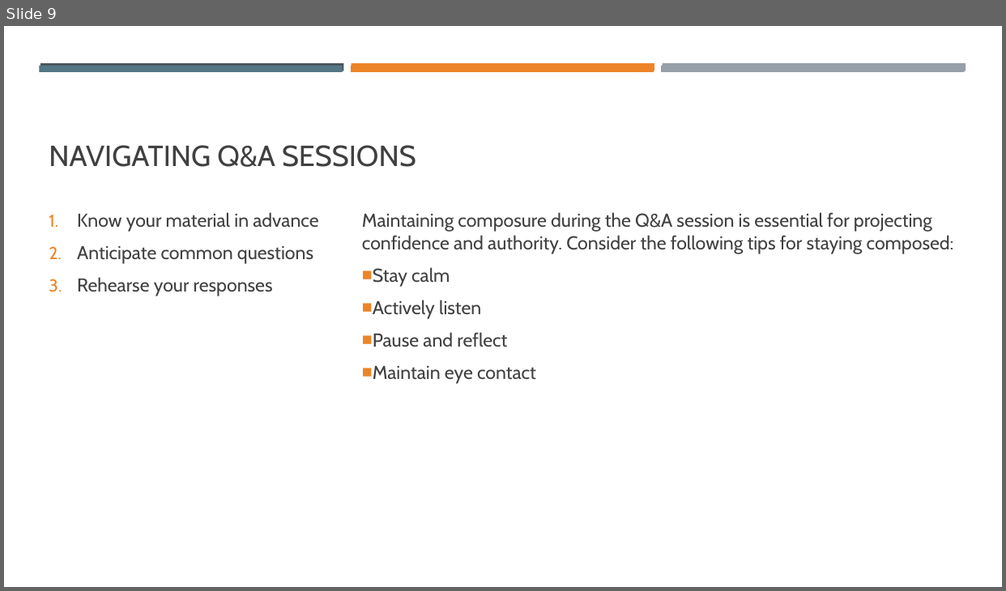
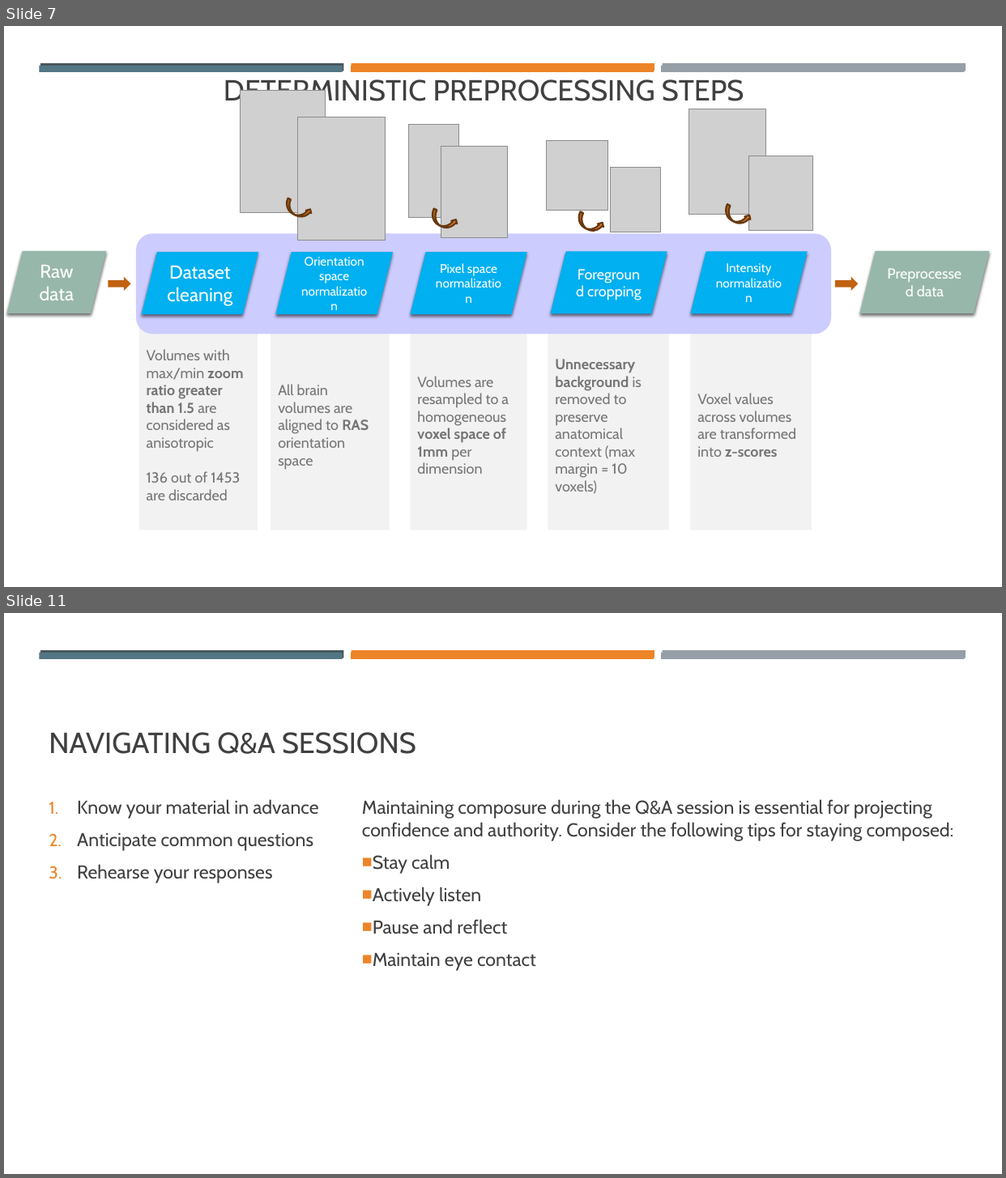
Before and after one commit to mkdib1/med_lab, a slide deck: dslab_presentation.pptx. Shown one above the other, each under a label of ours: slide 9 before the commit, slides 7 and 11 after it; the slides between them are not shown. The pictures are 1006x591 and 1006x1178 pixels, drawn with LibreOffice and Linux fonts; fonts in the diff are those of the drawing; grey boxes stand for pictures. Boxes give left, top, right and bottom in pixels: in the first picture for what was removed or moved away, otherwise in the second. Text is boxed around its words. In the diff, an @@ line names an element or a change of style, - is before the commit and + after.

```diff
--- a/dslab_presentation.pptx
+++ b/dslab_presentation.pptx
@@ slide 7 added at <box>4,26,1002,587</box>, background #FFFFFF; not listed: 6 template elements that a slide beside it also shows @@
@@ title added at <box>224,79,744,108</box>, 28 pt, text #404040 @@
+DETERMINISTIC PREPROCESSING STEPS
@@ picture added at <box>241,90,326,212</box> @@
@@ picture added at <box>297,118,385,240</box> @@
@@ picture added at <box>689,109,766,214</box> @@
@@ picture added at <box>409,124,459,218</box> @@
@@ picture added at <box>441,147,507,238</box> @@
@@ picture added at <box>547,140,608,211</box> @@
@@ picture added at <box>611,168,661,233</box> @@
@@ picture added at <box>749,156,813,230</box> @@
@@ curved right arrow added at <box>283,199,313,221</box>, fill #ED8428, outline #683A12 1.75 pt @@
@@ curved right arrow added at <box>428,208,459,233</box>, fill #ED8428, outline #683A12 1.75 pt @@
@@ curved right arrow added at <box>574,211,605,235</box>, fill #ED8428, outline #683A12 1.75 pt @@
@@ curved right arrow added at <box>722,205,752,228</box>, fill #ED8428, outline #683A12 1.75 pt @@
@@ rounded rectangle added at <box>136,233,831,334</box>, fill #CCCCFF @@
@@ parallelogram added at <box>7,251,107,314</box>, fill #98B7AB, 18 pt, text #FFFFFF @@
+Raw data
@@ parallelogram added at <box>142,252,258,314</box>, fill #00B0F0, 18 pt, text #FFFFFF @@
+Dataset cleaning
@@ parallelogram added at <box>275,252,393,314</box>, fill #00B0F0, 12 pt, text #FFFFFF @@
+Orientation space normalization
@@ parallelogram added at <box>411,252,527,314</box>, fill #00B0F0, 12 pt, text #FFFFFF @@
+Pixel space normalization
@@ parallelogram added at <box>551,251,667,314</box>, fill #00B0F0, 14 pt, text #FFFFFF @@
+Foreground cropping
@@ parallelogram added at <box>691,251,808,314</box>, fill #00B0F0, 12 pt, text #FFFFFF @@
+Intensity normalization
@@ parallelogram added at <box>859,251,989,314</box>, fill #98B7AB, 14 pt, text #FFFFFF @@
+Preprocessed data
@@ right arrow added at <box>108,277,131,291</box>, fill #C06210 @@
@@ right arrow added at <box>835,277,859,291</box>, fill #C06210 @@
@@ rectangle added at <box>138,320,258,531</box>, fill #F2F2F2, 14 pt, text #767676 @@
+Volumes with max/min zoom ratio greater than 1.5 are considered as anisotropic
+136 out of 1453 are discarded
@@ rectangle added at <box>270,320,390,531</box>, fill #F2F2F2, 14 pt, text #767676 @@
+All brain volumes are aligned to RAS orientation space
@@ rectangle added at <box>411,320,527,531</box>, fill #F2F2F2, 14 pt, text #767676 @@
+Volumes are resampled to a homogeneous voxel space of 1mm per dimension
@@ rectangle added at <box>548,320,670,531</box>, fill #F2F2F2, 14 pt, text #767676 @@
+Unnecessary background is removed to preserve anatomical context (max margin = 10 voxels)
@@ rectangle added at <box>691,320,812,531</box>, fill #F2F2F2, 14 pt, text #767676 @@
+Voxel values across volumes are transformed into z-scores
@@ what was slide 9 is now slide 11 @@
```
Also in this commit, not shown: 5 slides changed, 4 other slides added, 3 slides removed, 4 other files.
